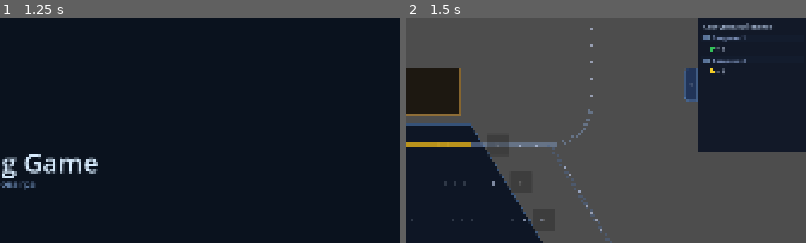
Above: before the commit, frames 1-2 (left to right).
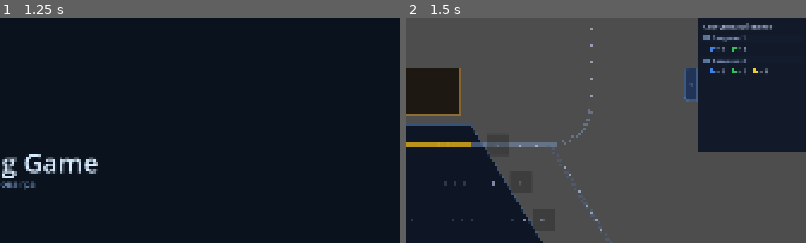
Above: after the commit, the same moments.

Repository: Fenimors99/shunting-game
Game: Godot game, scene res://scenes/LoginScreen.tscn
The game is run twice, just before and just after one commit, with the same random seed, the same clock (stepped at 60 frames per second) and the same inputs.
Inputs:
- Up to frame 1 (1.25 s): click "Увійти через Google" at 0.5 s
- Up to frame 2 (1.5 s): tap Enter at 1.25 s
The pictures show only the part of the screen within x 50-100%, y 0-50%; the shares and areas given below are measured in that part.

Frame 1 is identical in both runs. In frame 2, 0.2% of the frame differs, in the area x 76-91%, y 12-25%.

Commit message:
revert(tasks): restore original task list after timer testing simplification

Diff:
--- a/scripts/TaskManager.gd
+++ b/scripts/TaskManager.gd
@@ -6,8 +6,8 @@
 
 # Кожне завдання — словник { WagonColorId: кількість }
 const TASKS: Array = [
-	{ Wagon.WagonColorId.GREEN: 1 },
-	{ Wagon.WagonColorId.YELLOW: 1 },
+	{ Wagon.WagonColorId.BLUE: 4, Wagon.WagonColorId.GREEN: 1 },
+	{ Wagon.WagonColorId.BLUE: 2, Wagon.WagonColorId.GREEN: 3, Wagon.WagonColorId.YELLOW: 1 },
 ]
 
 var _completed: Array[bool] = []
